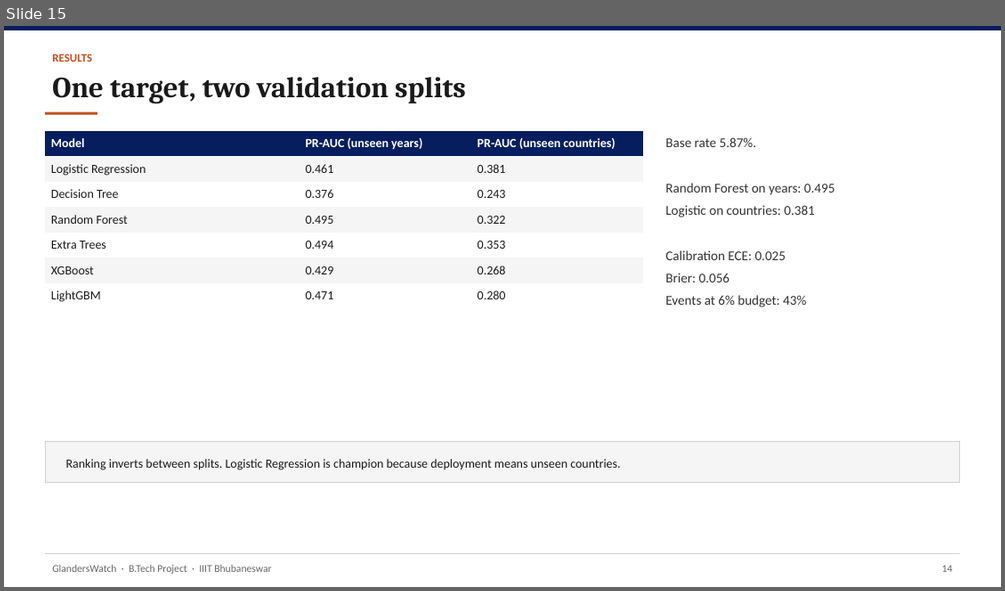
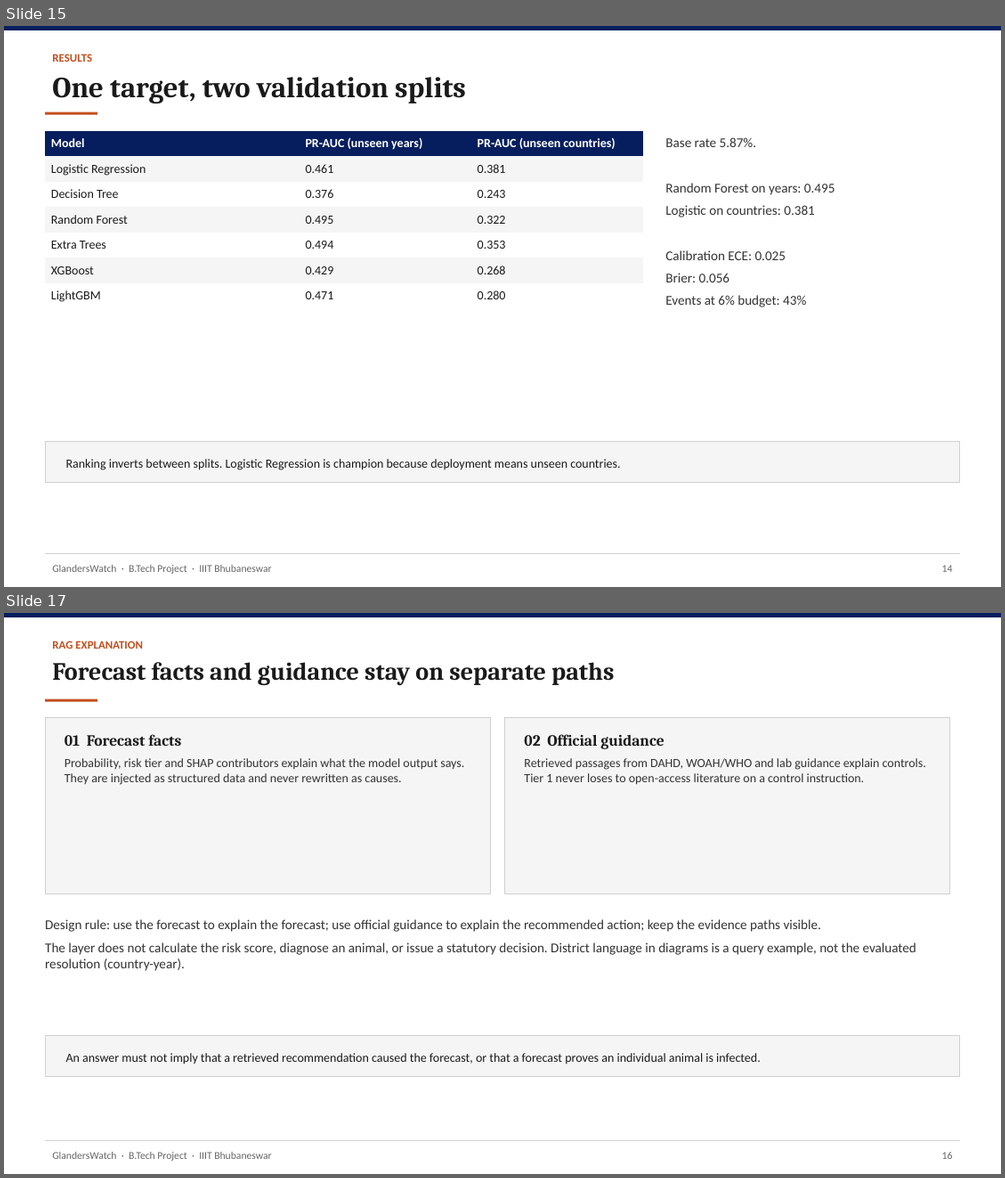
Before and after one commit to YuvrajSingh-mist/glandersWatch, a slide deck: slides/GlandersWatch_Deck.pptx. Shown one above the other, each under a label of ours: slide 15 before the commit, slides 15 and 17 after it; the slides between them are not shown. The pictures are 1005x591 and 1005x1178 pixels, drawn with LibreOffice and Linux fonts; fonts in the diff are those of the drawing. Boxes give left, top, right and bottom in pixels: in the first picture for what was removed or moved away, otherwise in the second. Text is boxed around its words. In the diff, an @@ line names an element or a change of style, - is before the commit and + after.

Commit message:
Align viva deck RAG slides with Final_v2 proposal content.
Add evidence-separation and PFPT/CAIS attribution-audit slides, refresh evaluation metrics and references, and retitle the RAG segment to the explanation layer.

```diff
--- a/slides/GlandersWatch_Deck.pptx
+++ b/slides/GlandersWatch_Deck.pptx
@@ slide 17 added at (4, 613, 1001, 1174), background #FFFFFF @@
@@ rectangle added at (4, 613, 1001, 617), fill #061E5E @@
@@ text added at (52, 641, 143, 649), 11 pt, text #C44E1C, bold @@
+RAG EXPLANATION
@@ text added at (52, 662, 614, 685), 24 pt, text #1A1A1A, bold @@
+Forecast facts and guidance stay on separate paths
@@ rectangle added at (45, 699, 97, 702), fill #C44E1C @@
@@ rectangle added at (45, 718, 490, 893), fill #F5F5F5, outline #D0D0D0 0.75 pt @@
@@ rectangle added at (505, 718, 950, 893), fill #F5F5F5, outline #D0D0D0 0.75 pt @@
@@ text added at (65, 734, 464, 785), 12 pt, text #333333 @@
+01 Forecast facts
+Probability, risk tier and SHAP contributors explain what the model output says. They are injected as structured data and never rewritten as causes.
@@ text added at (524, 734, 926, 785), 12 pt, text #333333 @@
+02 Official guidance
+Retrieved passages from DAHD, WOAH/WHO and lab guidance explain controls. Tier 1 never loses to open-access literature on a control instruction.
@@ text added at (45, 919, 916, 971), 13 pt, text #333333 @@
+Design rule: use the forecast to explain the forecast; use official guidance to explain the recommended action; keep the evidence paths visible.
+The layer does not calculate the risk score, diagnose an animal, or issue a statutory decision. District language in diagrams is a query example, not the evaluated resolution (country-year).
@@ rectangle added at (45, 1036, 960, 1077), fill #F5F5F5, outline #D0D0D0 0.75 pt @@
@@ text added at (66, 1053, 760, 1064), 12 pt, text #1A1A1A @@
+An answer must not imply that a retrieved recommendation caused the forecast, or that a forecast proves an individual animal is infected.
@@ rectangle added at (45, 1140, 960, 1141), fill #D0D0D0 @@
@@ text added at (52, 1151, 271, 1160), 10 pt, text #666666 @@
+GlandersWatch · B.Tech Project · IIIT Bhubaneswar
@@ text added at (942, 1151, 953, 1159), 10 pt, text #666666 @@
+16
```
Also in this commit, not shown: 12 slides changed, 1 other slide added, 1 other file.
